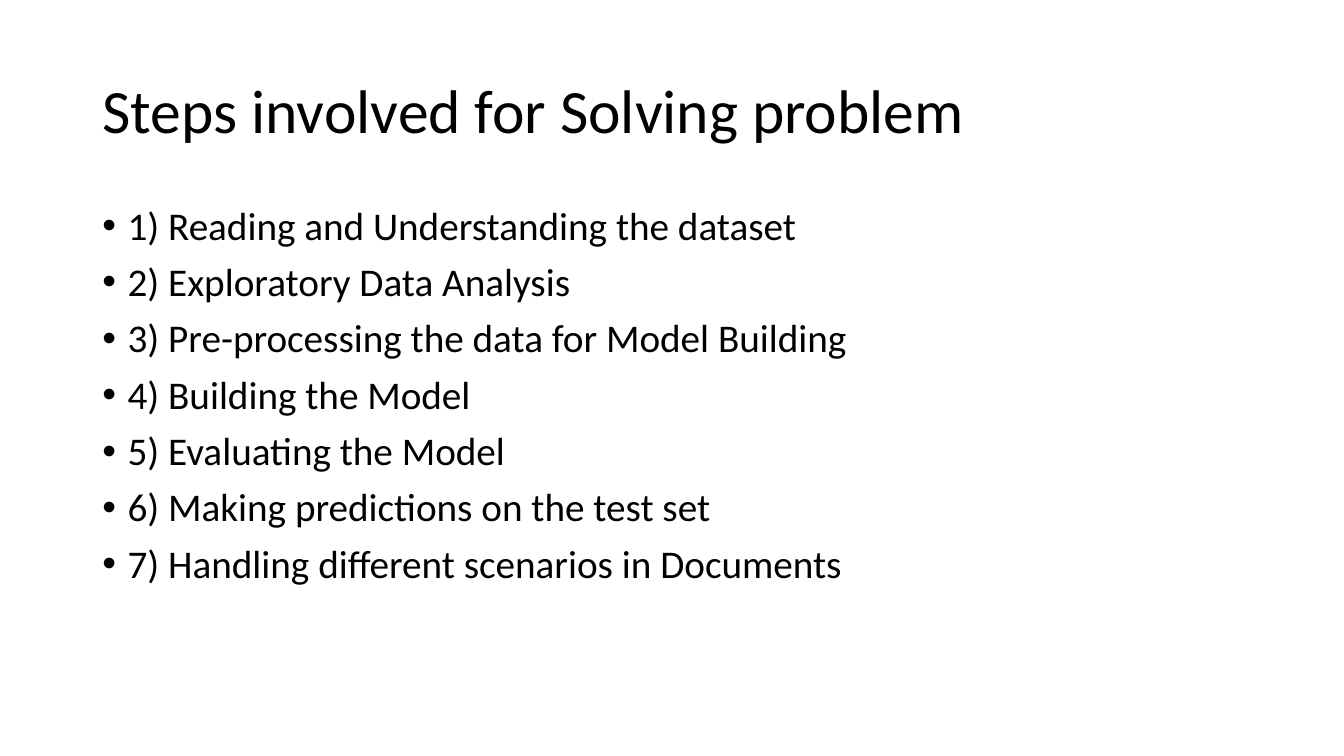
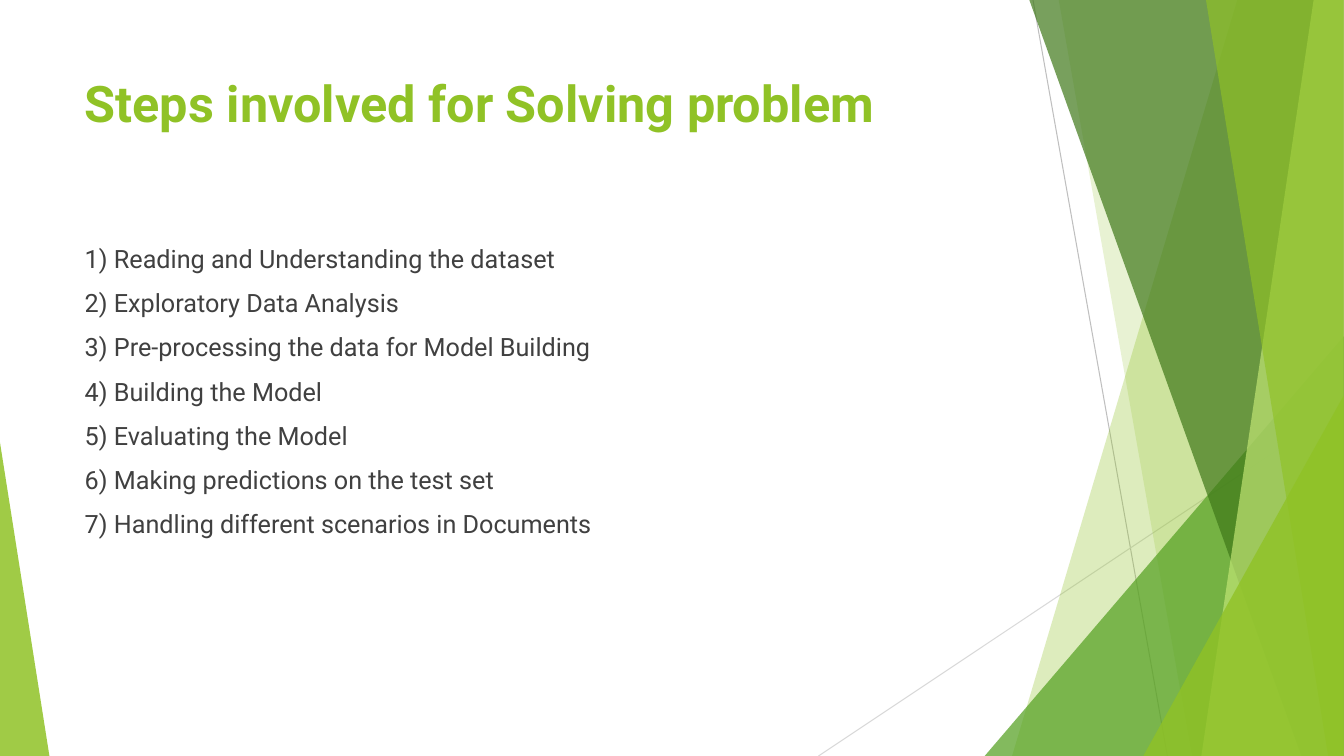
Before and after one commit to VasuMavani/Lead-Scoring, a slide deck: slide 4 of Lead Scoring Case Study.pptx. Drawn at 1344x756 pixels with LibreOffice and Linux fonts; fonts in the diff are those of the drawing. Boxes give left, top, right and bottom in pixels: in the first picture for what was removed or moved away, otherwise in the second. Text is boxed around its words. In the diff, an @@ line names an element or a change of style, - is before the commit and + after.

```diff
--- a/Lead Scoring Case Study.pptx
+++ b/Lead Scoring Case Study.pptx
@@ title "Steps involved for Solving problem": place and size @@
-title "Steps involved for Solving problem" at (102,90,963,144)
+title "Steps involved for Solving problem" at (85,83,874,133)
@@ title "Steps involved for Solving problem" at (85,83,874,133): size 44 to 36 pt, font Calibri to Roboto, text colour #000000 to #90C226, bold on; line spacing 0.9 to 1; vertical alignment middle to top @@
@@ text "1) Reading and Understanding the ...": place and size @@
-text "1) Reading and Understanding the ..." at (128,211,846,585)
+text "1) Reading and Understanding the ..." at (85,248,592,539)
@@ text "1) Reading and Understanding the ..." at (85,248,592,539): size 28 to 18 pt, font Calibri to Roboto, text colour #000000 to #404040; bullet • to none; line spacing 0.9 to 1 @@
@@ group added at (0,0,1344,756): 5 freeform shapes, 3 triangles, 2 lines @@
```
Also in this commit, not shown: 71 other slides changed, 16 slides added, 4 slides removed.
